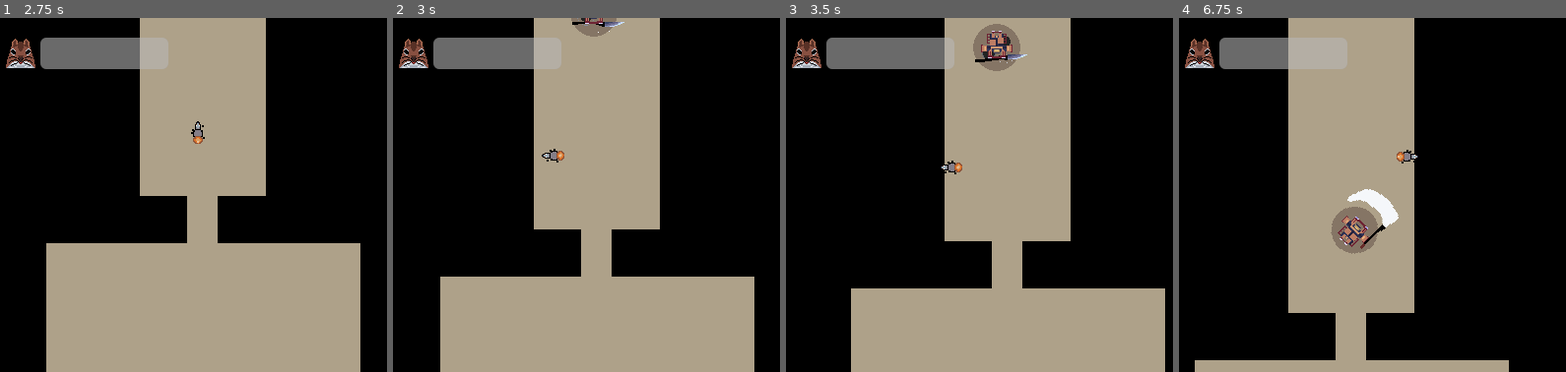
Above: before the commit, frames 1-4 (left to right).
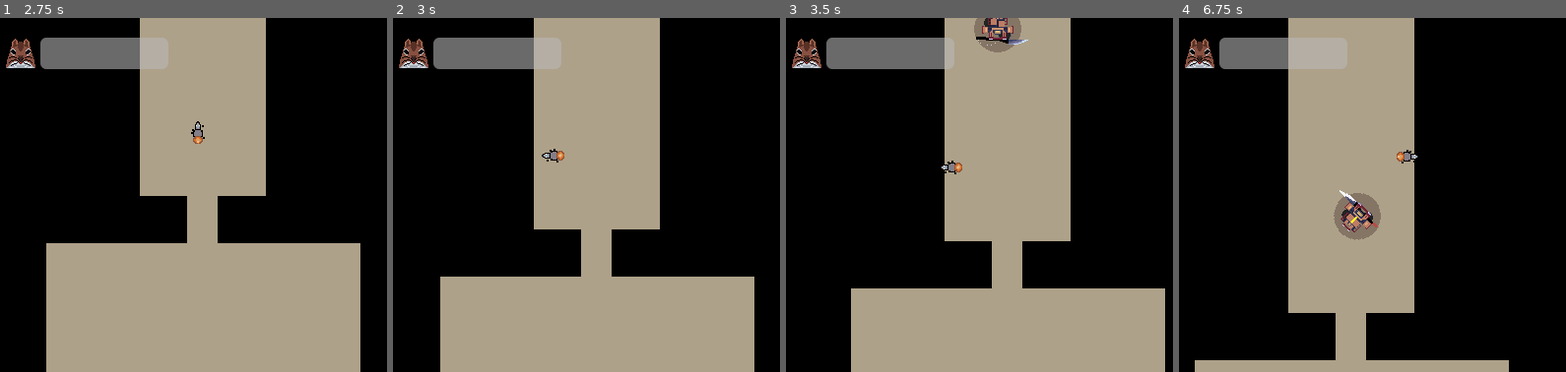
Above: after the commit, the same moments.

Repository: LaffertyDev/junkyard-brawl
Game: Godot game, scene res://src/MenusAndScenes/screen_ui_start.tscn
Same seed, same stepped clock (60 frames per second), same inputs: the game is played once before the commit and once after it. The engine's default icon, where the game draws it, is replaced by a stand-in: a white triangle on a blue panel in a dark square.
Inputs (mouse positions are in pixels of both pictures, inside the frame that each line leads up to):
- Up to frame 1 (2.75 s): click "Start Game" at 0.5 s; tap Enter at 1.25 s; move the mouse to (166, 265) at 1.27 s; hold Space (action_primary) 1.28-2.03 s; hold W (move_forward) from 1.28 s (still down); move the mouse to (386, 248) at 2.02 s; tap Space (action_primary) at 2.1 s
- Up to frame 2 (3 s): move the mouse to (400, 141) at 2.77 s; release W (move_forward) at 2.78 s; hold A (move_left) from 2.78 s (still down); hold Space (action_primary) from 2.78 s (still down)
- Up to frame 3 (3.5 s): keep holding A (move_left); keep holding Space (action_primary)
- Up to frame 4 (6.75 s): move the mouse to (1407, 195) at 3.52 s; release Space (action_primary) at 3.53 s; tap Space (action_primary) at 3.6, 5.1, 6.6 s; move the mouse to (1283, 106) at 4.27 s; release A (move_left) at 4.28 s; hold S (move_backward) 4.28-5.03 s; hold Space (action_primary) 4.28-5.03 s; move the mouse to (1515, 177) at 5.02 s; hold D (move_right) 5.03-5.78 s; move the mouse to (1252, 212) at 5.77 s; hold W (move_forward) 5.78-6.53 s; hold Space (action_primary) 5.78-6.53 s; move the mouse to (1438, 117) at 6.52 s; hold D (move_right) from 6.53 s (still down)

Frame 1 is identical in both runs. In frame 2, 0.5% of the frame differs, in the area x 46-60%, y 0-6%; in frame 3, 1.5%; in frame 4, 1.9%, in the area x 39-57%, y 48-67%.

Commit message:
improve idle animation for swiper

Diff:
--- a/src/Enemies/Swiper/Swiper.tscn
+++ b/src/Enemies/Swiper/Swiper.tscn
@@ -31,7 +31,6 @@
 sprite_frames = ExtResource("1_m0lsv")
 animation = &"idle"
 autoplay = "idle"
-frame_progress = 0.440193
 
 [node name="attack_radius" type="Area2D" parent="AnimatedSprite2D"]
 unique_name_in_owner = true
--- a/src/Enemies/Swiper/SwiperStates/idle.gd
+++ b/src/Enemies/Swiper/SwiperStates/idle.gd
@@ -2,8 +2,7 @@
 
 func enter(_previous_state_path: String, _data := {}) -> void:
 	swiper_instance._swiper_sprites.play("idle")
-	await get_tree().create_timer(0.1).timeout
-	finished.emit(FIND_TARGET)
+	swiper_instance._swiper_sprites.animation_looped.connect(on_animation_idle_complete, CONNECT_ONE_SHOT)
 
 func update(_delta: float) -> void:
 	if swiper_instance.current_health <= 0:
@@ -12,3 +11,6 @@
 func handle_receive_message(message: String, _data: Dictionary = {}) -> void:
 	if message == "TakeDamage":
 		finished.emit(TAKE_DAMAGE)
+
+func on_animation_idle_complete() -> void:
+	finished.emit(FIND_TARGET)
--- a/src/Enemies/Swiper/swiper_sprite_frames.tres
+++ b/src/Enemies/Swiper/swiper_sprite_frames.tres
@@ -1,114 +1,126 @@
-[gd_resource type="SpriteFrames" load_steps=26 format=3 uid="uid://csqseuu7m6e20"]
+[gd_resource type="SpriteFrames" load_steps=29 format=3 uid="uid://csqseuu7m6e20"]
 
 [ext_resource type="Texture2D" uid="uid://cwdw0tsulxpej" path="res://src/Enemies/Swiper/mech_swiper.png" id="1_bek8a"]
 
-[sub_resource type="AtlasTexture" id="AtlasTexture_ern3c"]
+[sub_resource type="AtlasTexture" id="AtlasTexture_s7kfq"]
+atlas = ExtResource("1_bek8a")
+region = Rect2(864, 0, 72, 100)
+
+[sub_resource type="AtlasTexture" id="AtlasTexture_4dscq"]
+atlas = ExtResource("1_bek8a")
+region = Rect2(936, 0, 72, 100)
+
+[sub_resource type="AtlasTexture" id="AtlasTexture_xcfpn"]
+atlas = ExtResource("1_bek8a")
+region = Rect2(1008, 0, 72, 100)
+
+[sub_resource type="AtlasTexture" id="AtlasTexture_0seip"]
+atlas = ExtResource("1_bek8a")
+region = Rect2(576, 0, 72, 100)
+
+[sub_resource type="AtlasTexture" id="AtlasTexture_amwfq"]
 atlas = ExtResource("1_bek8a")
 region = Rect2(648, 0, 72, 100)
 
-[sub_resource type="AtlasTexture" id="AtlasTexture_by0rk"]
+[sub_resource type="AtlasTexture" id="AtlasTexture_3cdh4"]
 atlas = ExtResource("1_bek8a")
 region = Rect2(720, 0, 72, 100)
 
-[sub_resource type="AtlasTexture" id="AtlasTexture_wbsex"]
+[sub_resource type="AtlasTexture" id="AtlasTexture_n0d2y"]
 atlas = ExtResource("1_bek8a")
 region = Rect2(792, 0, 72, 100)
 
-[sub_resource type="AtlasTexture" id="AtlasTexture_4pv00"]
+[sub_resource type="AtlasTexture" id="AtlasTexture_kaywk"]
+atlas = ExtResource("1_bek8a")
+region = Rect2(1080, 0, 72, 100)
+
+[sub_resource type="AtlasTexture" id="AtlasTexture_w5o5s"]
+atlas = ExtResource("1_bek8a")
+region = Rect2(1152, 0, 72, 100)
+
+[sub_resource type="AtlasTexture" id="AtlasTexture_0uwjl"]
+atlas = ExtResource("1_bek8a")
+region = Rect2(1224, 0, 72, 100)
+
+[sub_resource type="AtlasTexture" id="AtlasTexture_iqo5e"]
+atlas = ExtResource("1_bek8a")
+region = Rect2(1296, 0, 72, 100)
+
+[sub_resource type="AtlasTexture" id="AtlasTexture_7jryr"]
+atlas = ExtResource("1_bek8a")
+region = Rect2(1368, 0, 72, 100)
+
+[sub_resource type="AtlasTexture" id="AtlasTexture_d8div"]
+atlas = ExtResource("1_bek8a")
+region = Rect2(1440, 0, 72, 100)
+
+[sub_resource type="AtlasTexture" id="AtlasTexture_3l52m"]
+atlas = ExtResource("1_bek8a")
+region = Rect2(1512, 0, 72, 100)
+
+[sub_resource type="AtlasTexture" id="AtlasTexture_5bs2l"]
+atlas = ExtResource("1_bek8a")
+region = Rect2(1584, 0, 72, 100)
+
+[sub_resource type="AtlasTexture" id="AtlasTexture_roifs"]
+atlas = ExtResource("1_bek8a")
+region = Rect2(1656, 0, 72, 100)
+
+[sub_resource type="AtlasTexture" id="AtlasTexture_qjoei"]
+atlas = ExtResource("1_bek8a")
+region = Rect2(0, 0, 72, 100)
+
+[sub_resource type="AtlasTexture" id="AtlasTexture_0qii3"]
+atlas = ExtResource("1_bek8a")
+region = Rect2(72, 0, 72, 100)
+
+[sub_resource type="AtlasTexture" id="AtlasTexture_gbqch"]
+atlas = ExtResource("1_bek8a")
+region = Rect2(144, 0, 72, 100)
+
+[sub_resource type="AtlasTexture" id="AtlasTexture_e4y1o"]
+atlas = ExtResource("1_bek8a")
+region = Rect2(216, 0, 72, 100)
+
+[sub_resource type="AtlasTexture" id="AtlasTexture_pb0mw"]
+atlas = ExtResource("1_bek8a")
+region = Rect2(288, 0, 72, 100)
+
+[sub_resource type="AtlasTexture" id="AtlasTexture_78xp8"]
 atlas = ExtResource("1_bek8a")
 region = Rect2(360, 0, 72, 100)
 
-[sub_resource type="AtlasTexture" id="AtlasTexture_owykh"]
+[sub_resource type="AtlasTexture" id="AtlasTexture_2lo1u"]
 atlas = ExtResource("1_bek8a")
 region = Rect2(432, 0, 72, 100)
 
-[sub_resource type="AtlasTexture" id="AtlasTexture_7vft6"]
+[sub_resource type="AtlasTexture" id="AtlasTexture_ewhdt"]
 atlas = ExtResource("1_bek8a")
 region = Rect2(504, 0, 72, 100)
 
-[sub_resource type="AtlasTexture" id="AtlasTexture_ahyh0"]
-atlas = ExtResource("1_bek8a")
-region = Rect2(576, 0, 72, 100)
-
-[sub_resource type="AtlasTexture" id="AtlasTexture_q81ae"]
-atlas = ExtResource("1_bek8a")
-region = Rect2(864, 0, 72, 100)
-
-[sub_resource type="AtlasTexture" id="AtlasTexture_j6i7u"]
-atlas = ExtResource("1_bek8a")
-region = Rect2(936, 0, 72, 100)
-
-[sub_resource type="AtlasTexture" id="AtlasTexture_euin2"]
-atlas = ExtResource("1_bek8a")
-region = Rect2(1008, 0, 72, 100)
-
-[sub_resource type="AtlasTexture" id="AtlasTexture_u76w2"]
-atlas = ExtResource("1_bek8a")
-region = Rect2(1080, 0, 72, 100)
-
-[sub_resource type="AtlasTexture" id="AtlasTexture_v1iob"]
-atlas = ExtResource("1_bek8a")
-region = Rect2(1152, 0, 72, 100)
-
-[sub_resource type="AtlasTexture" id="AtlasTexture_00mys"]
-atlas = ExtResource("1_bek8a")
-region = Rect2(1224, 0, 72, 100)
-
-[sub_resource type="AtlasTexture" id="AtlasTexture_70ijs"]
-atlas = ExtResource("1_bek8a")
-region = Rect2(1296, 0, 72, 100)
-
-[sub_resource type="AtlasTexture" id="AtlasTexture_3biki"]
-atlas = ExtResource("1_bek8a")
-region = Rect2(1368, 0, 72, 100)
-
-[sub_resource type="AtlasTexture" id="AtlasTexture_bxo7a"]
-atlas = ExtResource("1_bek8a")
-region = Rect2(1440, 0, 72, 100)
-
-[sub_resource type="AtlasTexture" id="AtlasTexture_mhnjh"]
-atlas = ExtResource("1_bek8a")
-region = Rect2(0, 0, 72, 100)
-
-[sub_resource type="AtlasTexture" id="AtlasTexture_a4phy"]
-atlas = ExtResource("1_bek8a")
-region = Rect2(72, 0, 72, 100)
-
-[sub_resource type="AtlasTexture" id="AtlasTexture_d6o1r"]
-atlas = ExtResource("1_bek8a")
-region = Rect2(144, 0, 72, 100)
-
-[sub_resource type="AtlasTexture" id="AtlasTexture_wupfa"]
-atlas = ExtResource("1_bek8a")
-region = Rect2(216, 0, 72, 100)
-
-[sub_resource type="AtlasTexture" id="AtlasTexture_4b1mq"]
-atlas = ExtResource("1_bek8a")
-region = Rect2(288, 0, 72, 100)
-
-[sub_resource type="AtlasTexture" id="AtlasTexture_uo1io"]
-atlas = ExtResource("1_bek8a")
-region = Rect2(1512, 0, 72, 100)
-
-[sub_resource type="AtlasTexture" id="AtlasTexture_ucksu"]
-atlas = ExtResource("1_bek8a")
-region = Rect2(1584, 0, 72, 100)
-
-[sub_resource type="AtlasTexture" id="AtlasTexture_5rxhc"]
-atlas = ExtResource("1_bek8a")
-region = Rect2(1656, 0, 72, 100)
+[sub_resource type="AtlasTexture" id="AtlasTexture_2veyf"]
+atlas = ExtResource("1_bek8a")
+region = Rect2(1728, 0, 72, 100)
+
+[sub_resource type="AtlasTexture" id="AtlasTexture_v8gol"]
+atlas = ExtResource("1_bek8a")
+region = Rect2(1800, 0, 72, 100)
+
+[sub_resource type="AtlasTexture" id="AtlasTexture_v2wf1"]
+atlas = ExtResource("1_bek8a")
+region = Rect2(1872, 0, 72, 100)
 
 [resource]
 animations = [{
 "frames": [{
 "duration": 1.0,
-"texture": SubResource("AtlasTexture_ern3c")
-}, {
-"duration": 1.0,
-"texture": SubResource("AtlasTexture_by0rk")
-}, {
-"duration": 1.0,
-"texture": SubResource("AtlasTexture_wbsex")
+"texture": SubResource("AtlasTexture_s7kfq")
+}, {
+"duration": 1.0,
+"texture": SubResource("AtlasTexture_4dscq")
+}, {
+"duration": 1.0,
+"texture": SubResource("AtlasTexture_xcfpn")
 }],
 "loop": false,
 "name": &"attack",
@@ -116,16 +128,16 @@
 }, {
 "frames": [{
 "duration": 1.0,
-"texture": SubResource("AtlasTexture_4pv00")
-}, {
-"duration": 1.0,
-"texture": SubResource("AtlasTexture_owykh")
-}, {
-"duration": 1.0,
-"texture": SubResource("AtlasTexture_7vft6")
-}, {
-"duration": 1.0,
-"texture": SubResource("AtlasTexture_ahyh0")
+"texture": SubResource("AtlasTexture_0seip")
+}, {
+"duration": 1.0,
+"texture": SubResource("AtlasTexture_amwfq")
+}, {
+"duration": 1.0,
+"texture": SubResource("AtlasTexture_3cdh4")
+}, {
+"duration": 1.0,
+"texture": SubResource("AtlasTexture_n0d2y")
 }],
 "loop": false,
 "name": &"attack_windup",
@@ -133,31 +145,31 @@
 }, {
 "frames": [{
 "duration": 1.0,
-"texture": SubResource("AtlasTexture_q81ae")
-}, {
-"duration": 1.0,
-"texture": SubResource("AtlasTexture_j6i7u")
-}, {
-"duration": 1.0,
-"texture": SubResource("AtlasTexture_euin2")
-}, {
-"duration": 1.0,
-"texture": SubResource("AtlasTexture_u76w2")
-}, {
-"duration": 1.0,
-"texture": SubResource("AtlasTexture_v1iob")
-}, {
-"duration": 1.0,
-"texture": SubResource("AtlasTexture_00mys")
-}, {
-"duration": 1.0,
-"texture": SubResource("AtlasTexture_70ijs")
-}, {
-"duration": 1.0,
-"texture": SubResource("AtlasTexture_3biki")
-}, {
-"duration": 1.0,
-"texture": SubResource("AtlasTexture_bxo7a")
+"texture": SubResource("AtlasTexture_kaywk")
+}, {
+"duration": 1.0,
+"texture": SubResource("AtlasTexture_w5o5s")
+}, {
+"duration": 1.0,
+"texture": SubResource("AtlasTexture_0uwjl")
+}, {
+"duration": 1.0,
+"texture": SubResource("AtlasTexture_iqo5e")
+}, {
+"duration": 1.0,
+"texture": SubResource("AtlasTexture_7jryr")
+}, {
+"duration": 1.0,
+"texture": SubResource("AtlasTexture_d8div")
+}, {
+"duration": 1.0,
+"texture": SubResource("AtlasTexture_3l52m")
+}, {
+"duration": 1.0,
+"texture": SubResource("AtlasTexture_5bs2l")
+}, {
+"duration": 1.0,
+"texture": SubResource("AtlasTexture_roifs")
 }],
 "loop": false,
 "name": &"die",
@@ -165,24 +177,33 @@
 }, {
 "frames": [{
 "duration": 1.0,
-"texture": SubResource("AtlasTexture_mhnjh")
+"texture": SubResource("AtlasTexture_qjoei")
+}, {
+"duration": 1.0,
+"texture": SubResource("AtlasTexture_0qii3")
+}, {
+"duration": 1.0,
+"texture": SubResource("AtlasTexture_gbqch")
+}, {
+"duration": 1.0,
+"texture": SubResource("AtlasTexture_e4y1o")
 }],
 "loop": true,
 "name": &"idle",
-"speed": 5.0
-}, {
-"frames": [{
-"duration": 1.0,
-"texture": SubResource("AtlasTexture_a4phy")
-}, {
-"duration": 1.0,
-"texture": SubResource("AtlasTexture_d6o1r")
-}, {
-"duration": 1.0,
-"texture": SubResource("AtlasTexture_wupfa")
-}, {
-"duration": 1.0,
-"texture": SubResource("AtlasTexture_4b1mq")
+"speed": 8.0
+}, {
+"frames": [{
+"duration": 1.0,
+"texture": SubResource("AtlasTexture_pb0mw")
+}, {
+"duration": 1.0,
+"texture": SubResource("AtlasTexture_78xp8")
+}, {
+"duration": 1.0,
+"texture": SubResource("AtlasTexture_2lo1u")
+}, {
+"duration": 1.0,
+"texture": SubResource("AtlasTexture_ewhdt")
 }],
 "loop": true,
 "name": &"move",
@@ -190,13 +211,13 @@
 }, {
 "frames": [{
 "duration": 1.0,
-"texture": SubResource("AtlasTexture_uo1io")
-}, {
-"duration": 1.0,
-"texture": SubResource("AtlasTexture_ucksu")
-}, {
-"duration": 1.0,
-"texture": SubResource("AtlasTexture_5rxhc")
+"texture": SubResource("AtlasTexture_2veyf")
+}, {
+"duration": 1.0,
+"texture": SubResource("AtlasTexture_v8gol")
+}, {
+"duration": 1.0,
+"texture": SubResource("AtlasTexture_v2wf1")
 }],
 "loop": false,
 "name": &"take_damage",
Binary file changed: src/Enemies/Swiper/mech_swiper.png
Not shown, changed: src/.DS_Store
Not shown, changed: todo.md
